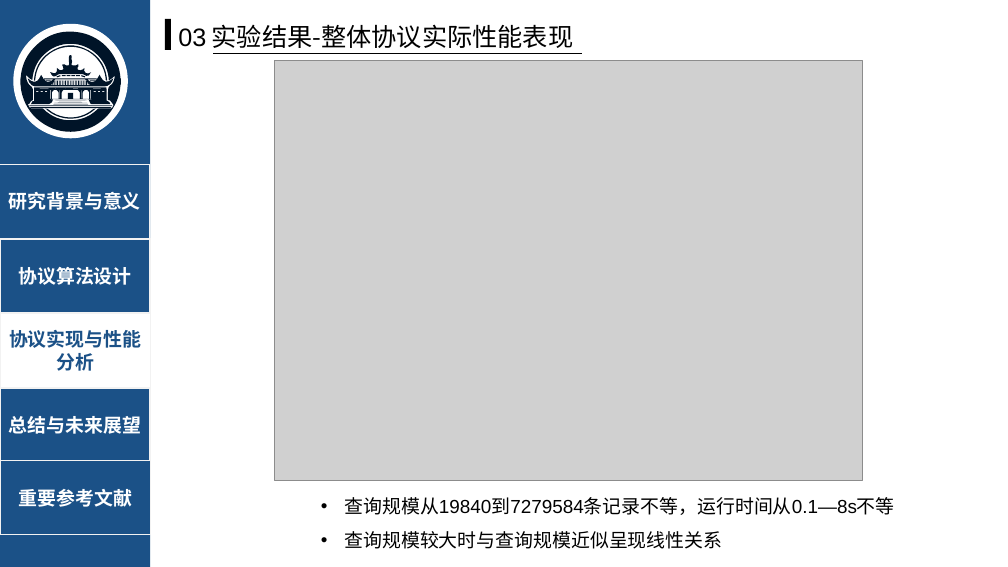
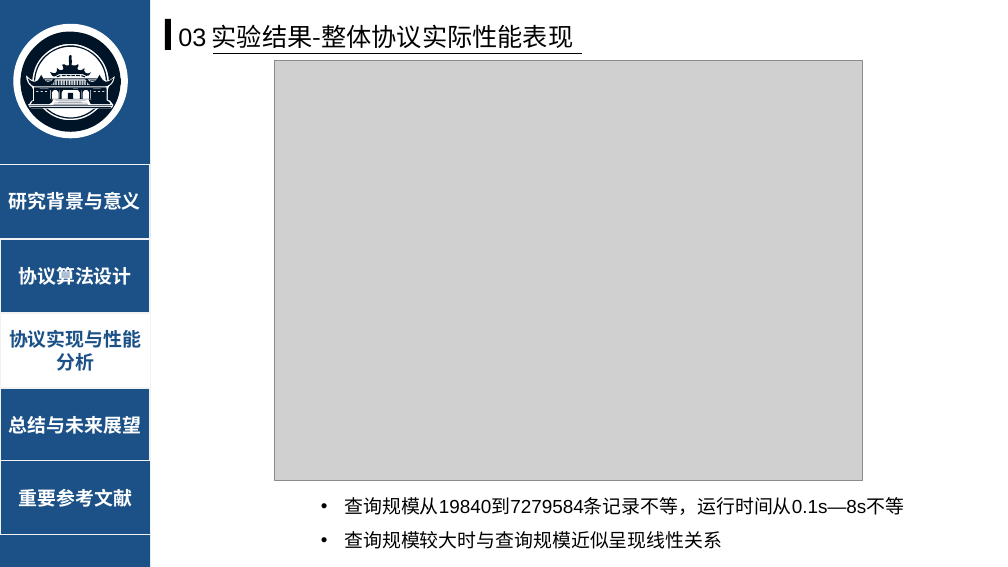
Before and after one commit to jerry-luo-zl/Searchable-Encrption-MC-JXT, a slide deck: slide 18 of pre/毕设答辩-罗之龙.pptx (slide 19 before the commit). Drawn at 1008x567 pixels with LibreOffice and Linux fonts; fonts in the diff are those of the drawing; grey boxes stand for pictures. Boxes give left, top, right and bottom in pixels: in the first picture for what was removed or moved away, otherwise in the second. Text is boxed around its words. In the diff, an @@ line names an element or a change of style, - is before the commit and + after.

```diff
--- a/pre/毕设答辩-罗之龙.pptx
+++ b/pre/毕设答辩-罗之龙.pptx
@@ text at (x1=344, y1=497, x2=904, y2=515): text changed @@
-• 查询规模从19840到7279584条记录不等，运行时间从0.1—8s不等
+• 查询规模从19840到7279584条记录不等，运行时间从0.1s—8s不等
```
Also in this commit, not shown: 12 other slides changed, 1 slide removed, 9 other files.
